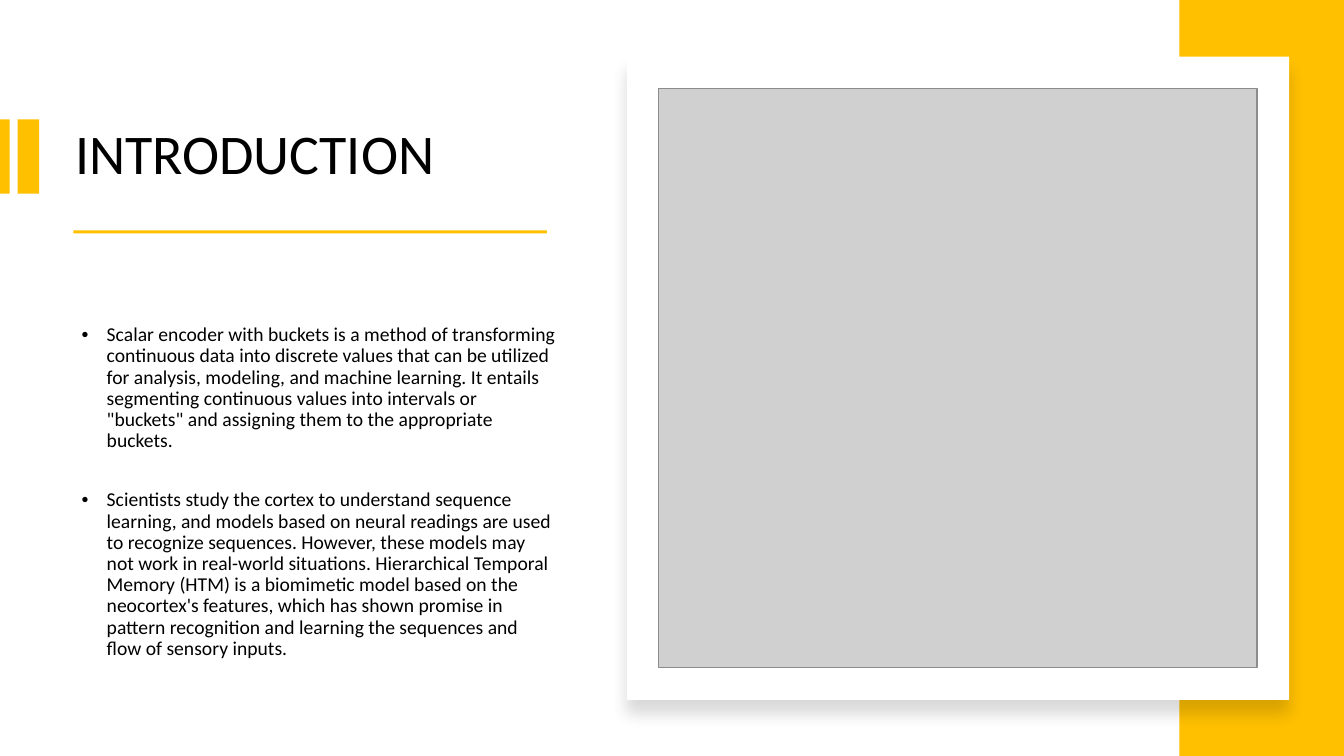
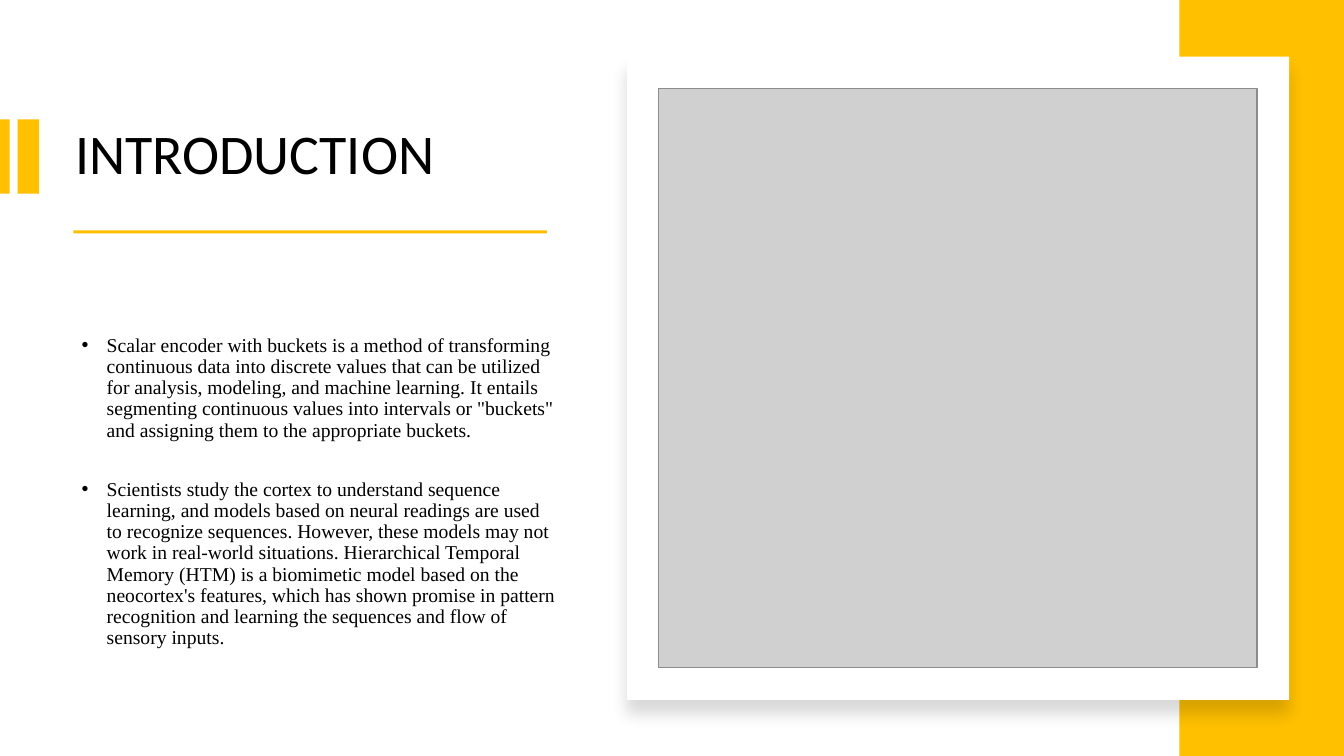
Before and after one commit to sahithkumar1999/neocortexapi, a slide deck: slide 4 of source/NeoCortexApi/Documents/Group Presentation[ScalarEncoder with Buckets].pptx. Drawn at 1344x756 pixels with LibreOffice and Linux fonts; fonts in the diff are those of the drawing; grey boxes stand for pictures. Boxes give left, top, right and bottom in pixels: in the first picture for what was removed or moved away, otherwise in the second. Text is boxed around its words. In the diff, an @@ line names an element or a change of style, - is before the commit and + after.

```diff
--- a/source/NeoCortexApi/Documents/Group Presentation[ScalarEncoder with Buckets].pptx
+++ b/source/NeoCortexApi/Documents/Group Presentation[ScalarEncoder with Buckets].pptx
@@ text "Scalar encoder with buckets is ..." at (107, 338, 554, 649): font Calibri to Times New Roman @@
```
Also in this commit, not shown: 7 other slides changed, 1 slide removed, 2 other files.
